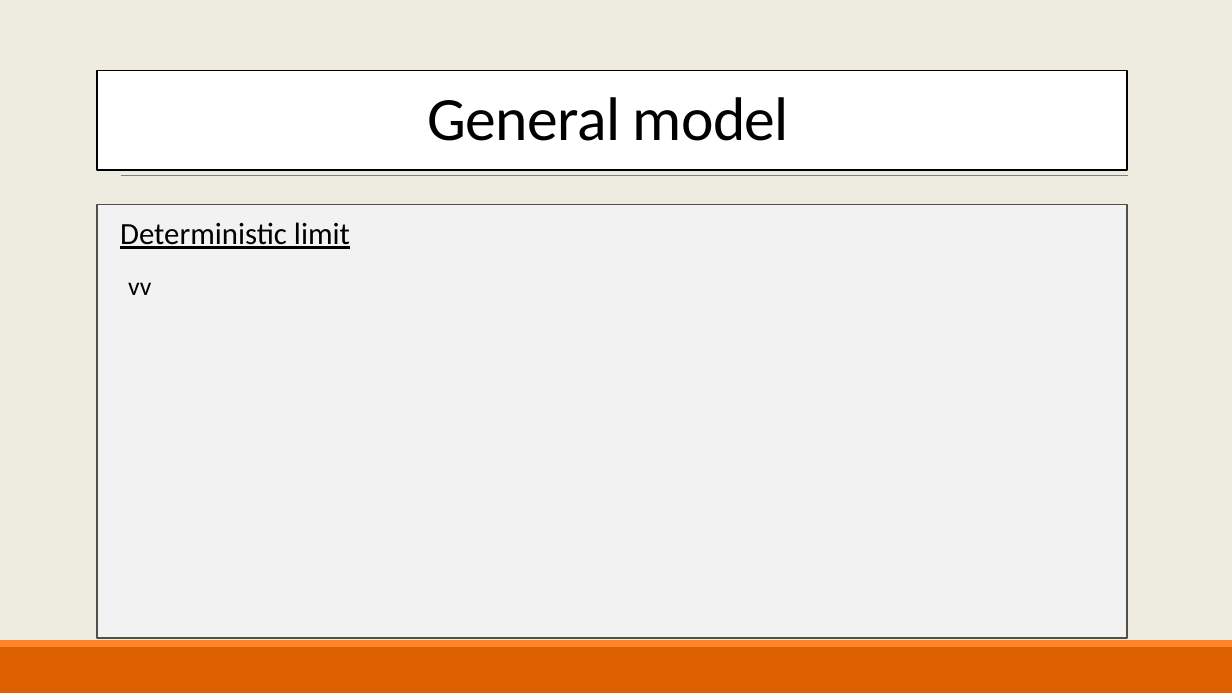
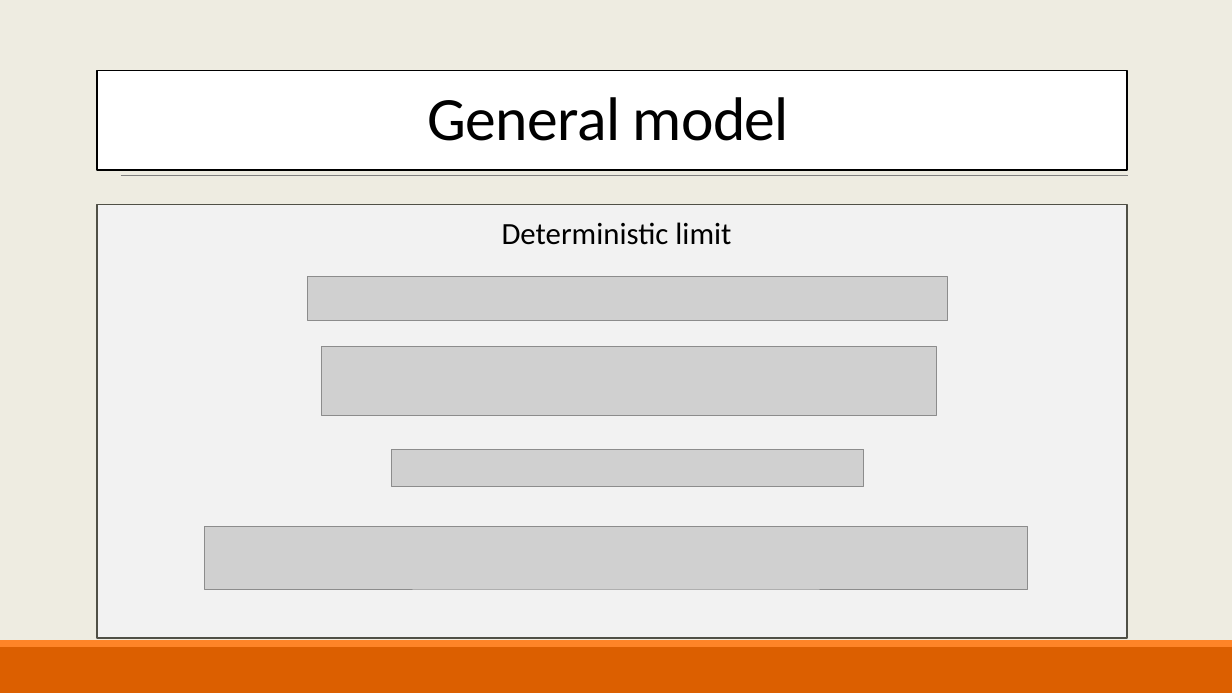
Before and after one commit to AlexBV799/EvolutionaryGameTheoryInGrowingPopulations_FinalProject, a slide deck: slide 6 of Evolutionary game theory.pptx (slide 5 before the commit). Drawn at 1232x693 pixels with LibreOffice and Linux fonts; fonts in the diff are those of the drawing; grey boxes stand for pictures; background and template pictures are left out. Boxes give left, top, right and bottom in pixels: in the first picture for what was removed or moved away, otherwise in the second. Text is boxed around its words. In the diff, an @@ line names an element or a change of style, - is before the commit and + after.

```diff
--- a/Evolutionary game theory.pptx
+++ b/Evolutionary game theory.pptx
@@ text "Deterministic limit": place and size @@
-text "Deterministic limit" at bbox=[120, 222, 350, 249]
+text "Deterministic limit" at bbox=[502, 222, 731, 245]
@@ text "Deterministic limit" at bbox=[502, 222, 731, 245]: underline off; alignment left to centre @@
@@ text removed at bbox=[128, 282, 151, 295] @@
-  vv
@@ picture added at bbox=[308, 277, 948, 321] @@
@@ picture added at bbox=[322, 347, 936, 415] @@
@@ picture added at bbox=[392, 449, 864, 486] @@
@@ picture added at bbox=[204, 526, 1029, 589] @@
```
Also in this commit, not shown: 2 other slides changed, 8 slides added, 3 slides removed, 2 other files.
